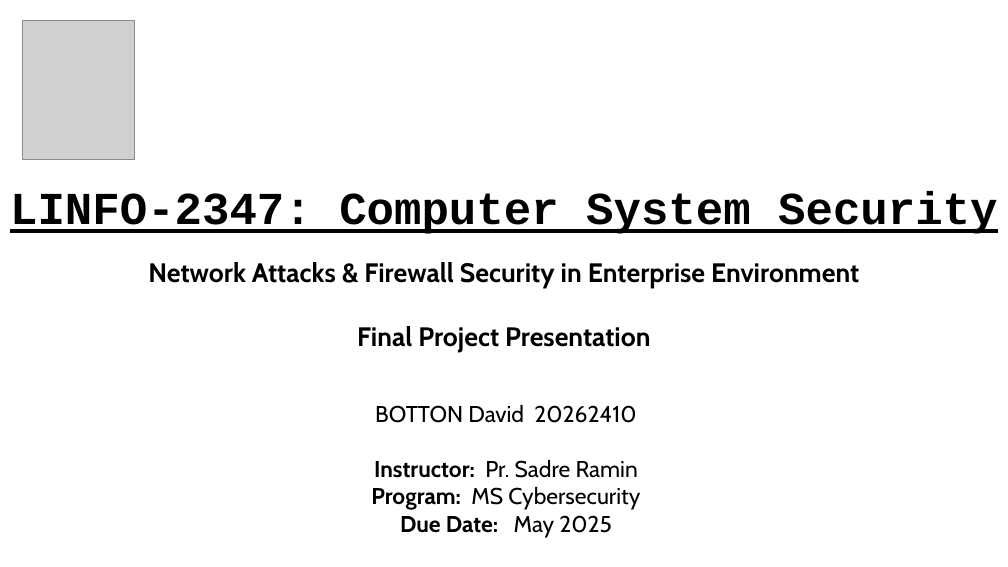
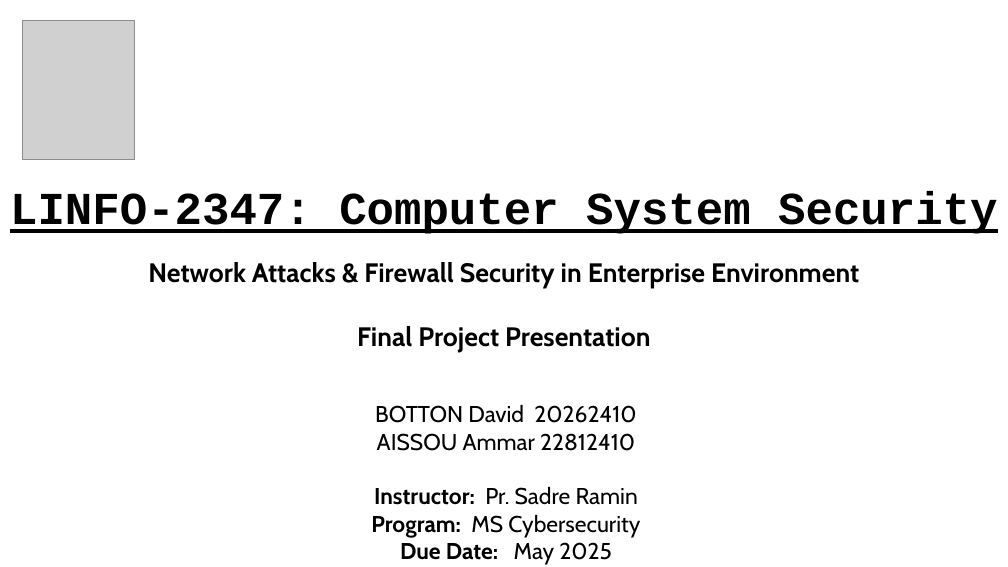
Before and after one commit to nottoBD/mininet-secops, a slide deck: slide 1 of slides_presentation_mininet-secops.odp. Drawn at 1008x567 pixels with LibreOffice and Linux fonts; fonts in the diff are those of the drawing; grey boxes stand for pictures. Boxes give left, top, right and bottom in pixels: in the first picture for what was removed or moved away, otherwise in the second. Text is boxed around its words. In the diff, an @@ line names an element or a change of style, - is before the commit and + after.

```diff
--- a/slides_presentation_mininet-secops.odp
+++ b/slides_presentation_mininet-secops.odp
@@ text at box(377, 433, 635, 451): paragraph added @@
+AISSOU Ammar 22812410
```
Also in this commit, not shown: 16 other slides changed, 6 slides added.
